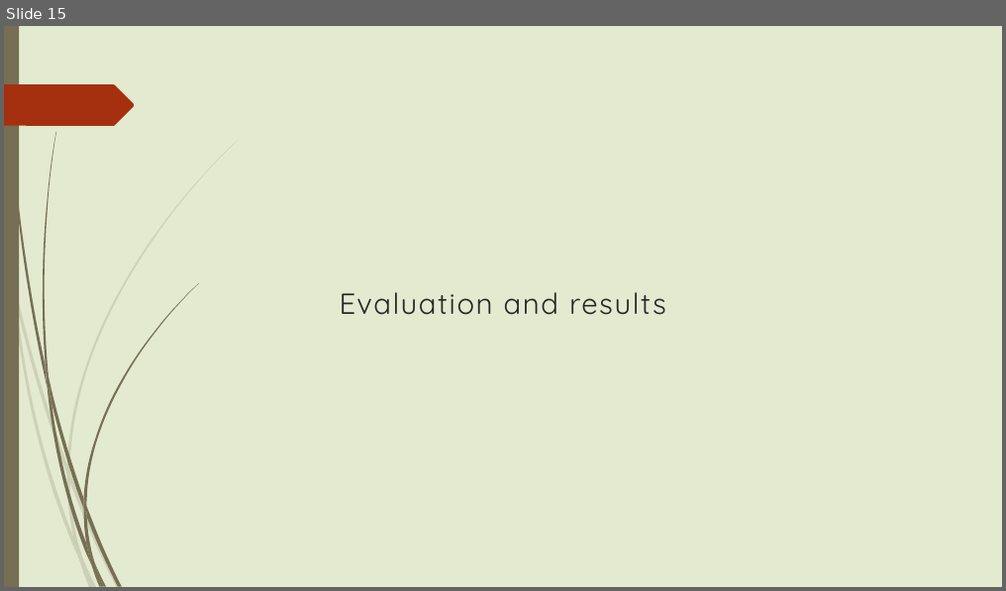
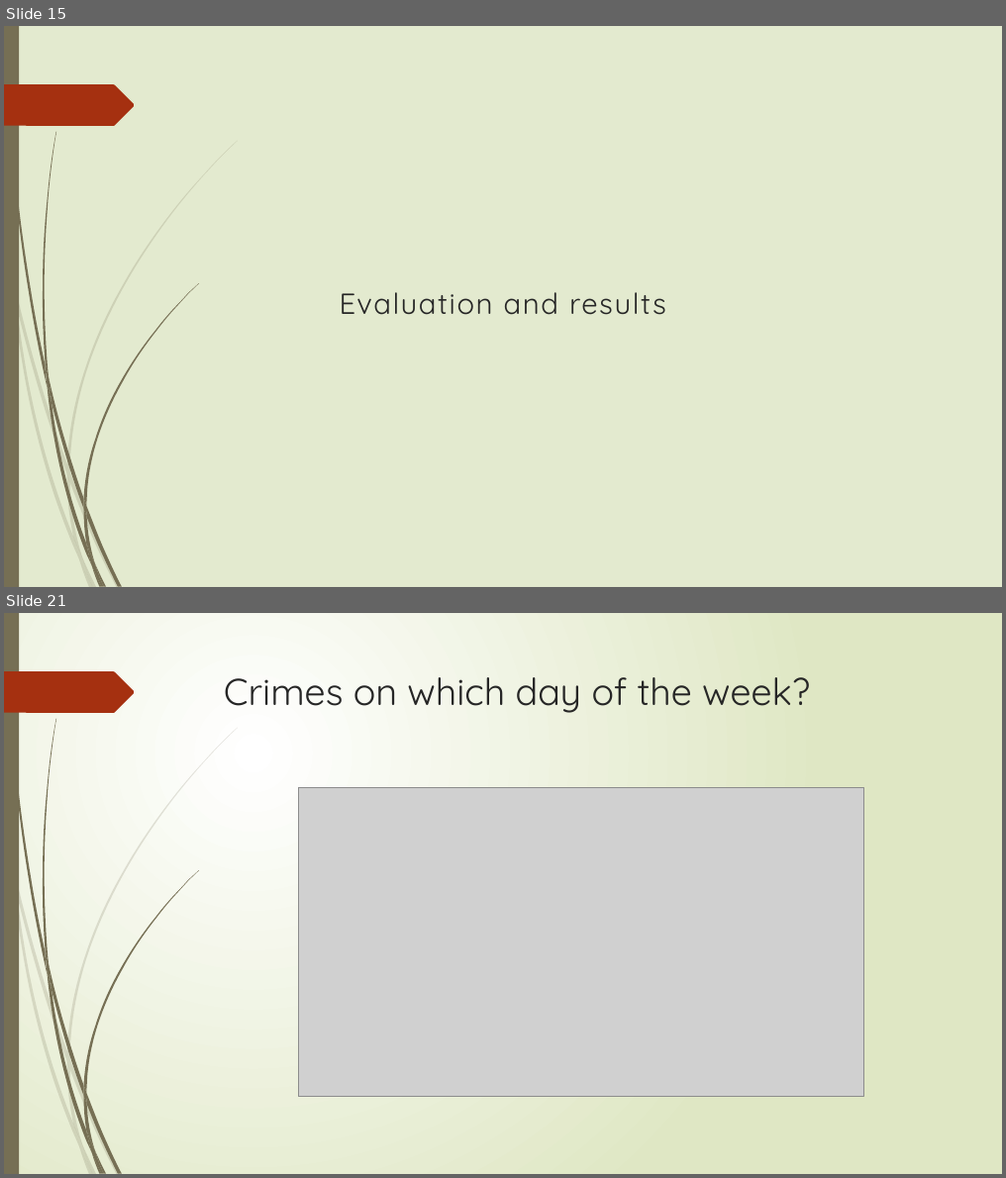
Before and after one commit to mitresh95/ImpactOfCrimeOnHousing, a slide deck: Presentation.pptx. Shown one above the other, each under a label of ours: slide 15 before the commit, slides 15 and 21 after it; the slides between them are not shown. The pictures are 1006x591 and 1006x1178 pixels, drawn with LibreOffice and Linux fonts; fonts in the diff are those of the drawing; grey boxes stand for pictures. Boxes give left, top, right and bottom in pixels: in the first picture for what was removed or moved away, otherwise in the second. Text is boxed around its words. In the diff, an @@ line names an element or a change of style, - is before the commit and + after.

```diff
--- a/Presentation.pptx
+++ b/Presentation.pptx
@@ slide 21 added at (4,613,1002,1174), background gradient #FFFFFF to #DFE8C4; not listed: 24 template elements that a slide beside it also shows @@
@@ title added at (224,677,810,713), 36 pt, text #262626 @@
+Crimes on which day of the week?
@@ picture added at (298,787,863,1096) @@
```
Also in this commit, not shown: 1 slide changed, 10 other slides added.
